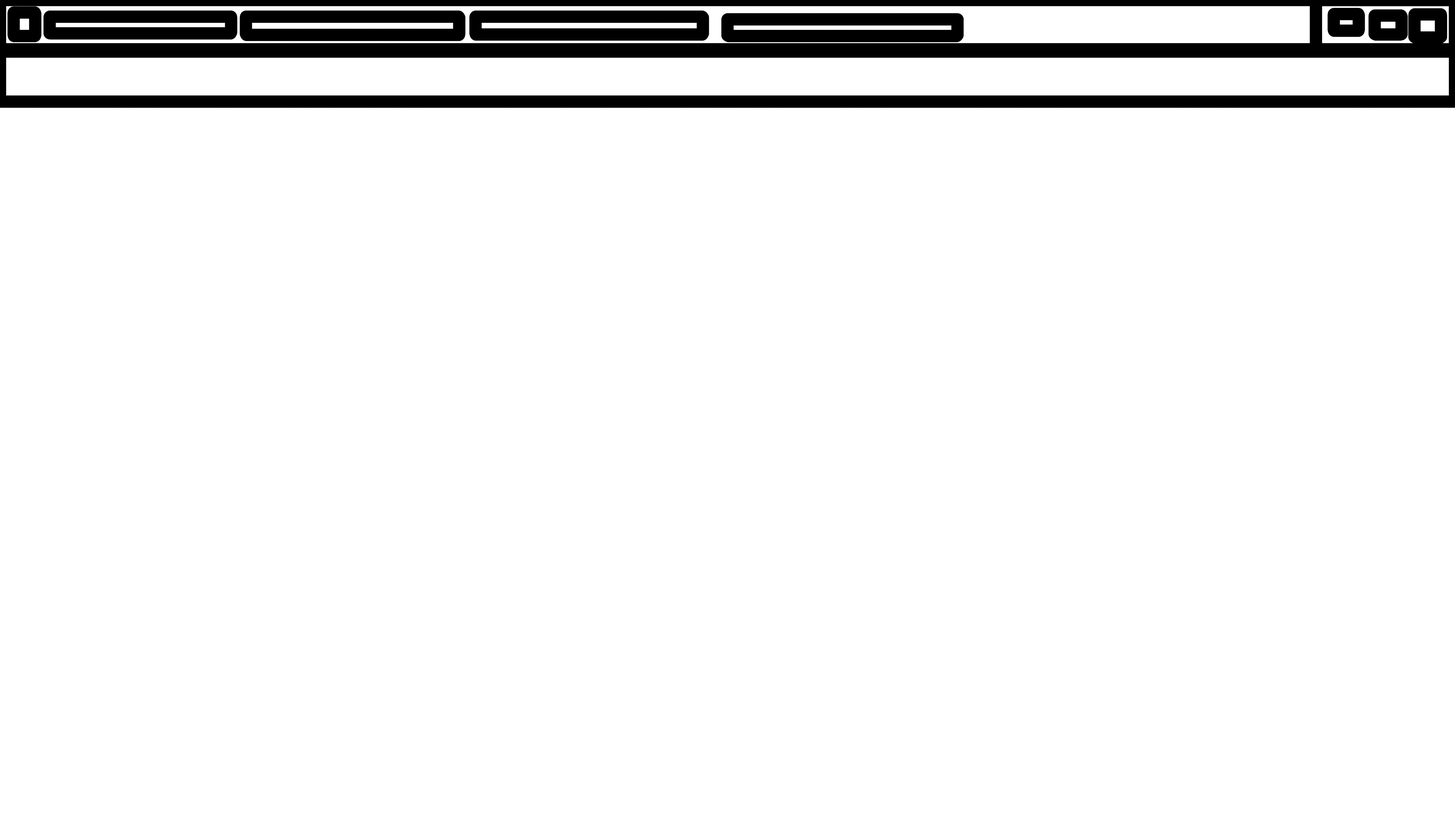
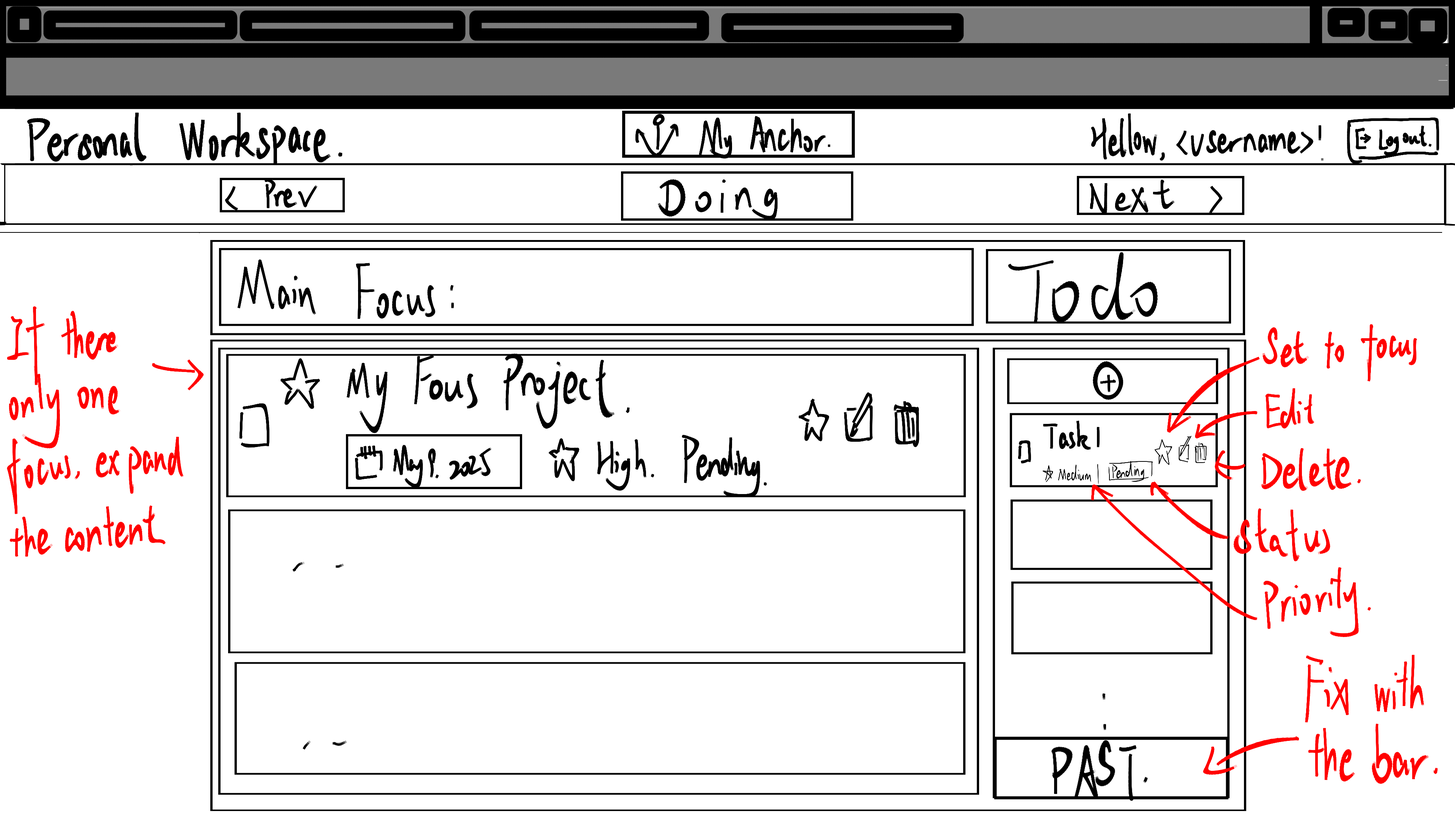
Layered file, before and after one edit (w=1455, h=819). Changes by layer:
removed layer "Paint Layer 1" over (0, 6, 1455, 122)
added layer "BrowserTopBar Merged" above "TopNavBar" over (0, 6, 1455, 122)
added layer "TopNavBar" above "ArrowBar" over (0, 57, 1455, 195)
added layer "ArrowBar" above "pages" over (0, 138, 1455, 260)
added group "pages" with 2 layers above "Background" over (0, 107, 1455, 811)
added layer "todo" (screen) in group "pages" over (0, 107, 1455, 811)
